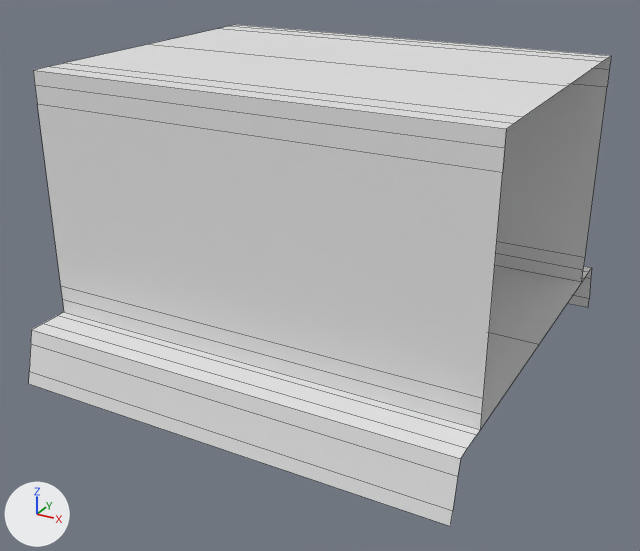
An edit to the FBX model Assets/Prefabs/Environment/New/2 Sides Normal Building.fbx, drawn before and after from the same camera.
One viewpoint serves both versions: a camera (50 mm lens) standing at (1.8, -3.39, 1.79) and looking at (0.0, -0.13, 0.16). The axes (+X, +Y, +Z) are drawn at lower left. The lights are the same throughout. Mesh edges are drawn as thin lines. Where no turn or scale is listed for an object, it has been applied to the vertices.

The older version as bpy lines, for what is in view:
```python
mat_white = principled_material('WHITE')
mat_white.base_color = (0.8, 0.8, 0.8)  # white #e7e7e7
me_cube_019 = bpy.data.meshes.new('Cube.019')
me_cube_019.from_pydata(...)  # 26 vertices, 12 faces; spans x -1.0..1.0, y -1.0..1.0, z -0.25..0.0
me_cube_019.materials.append(mat_white)  # white #e7e7e7
me_cube_058 = bpy.data.meshes.new('Cube.058')
me_cube_058.from_pydata(...)  # 34 vertices, 16 faces; spans x -1.0..1.0, y -0.74..0.74, z 0.0..1.1
me_cube_058.materials.append(mat_white)  # white #e7e7e7
ob_2_sides_normal_ground = bpy.data.objects.new('2 Sides Normal Ground', me_cube_058)
ob_2_sides_normal_ground.location = (0.0, 0.0, 0.0)
ob_2_sides_normal_ground_001 = bpy.data.objects.new('2 Sides Normal Ground.001', me_cube_019)
ob_2_sides_normal_ground_001.location = (0.0, 0.0, 0.0)
```
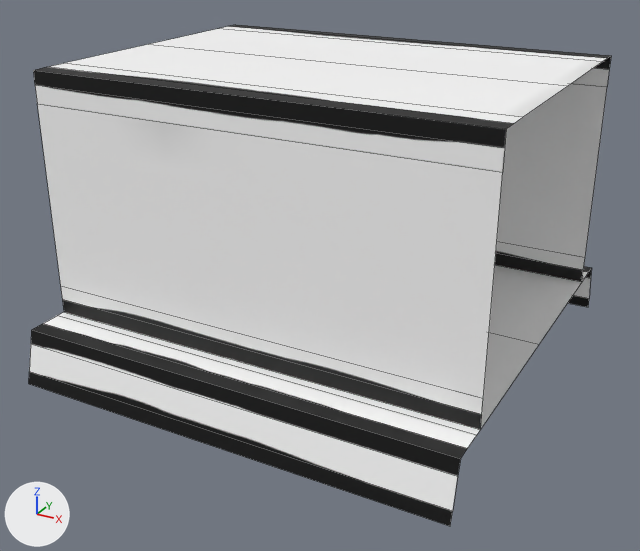
The newer file is also turned or shifted as a whole; pictures and numbers use the older file's frame.

Where the change shows, as pixel boxes [x1, y1, x2, y2] in the pictures (640 x 551 px):
'2 Sides Normal Ground', surface changed: [33, 25, 611, 430] in both
'2 Sides Normal Ground.001', surface changed: [29, 265, 592, 526] in both

The edits, one by one:
Picture 'WHITE_Base_color.png' (img_white_base_color_png) is new.
In material 'WHITE' (mat_white), base_color is no longer (0.8, 0.8, 0.8), white #e7e7e7.
In material 'WHITE' (mat_white), texture is now set to img_white_base_color_png.
